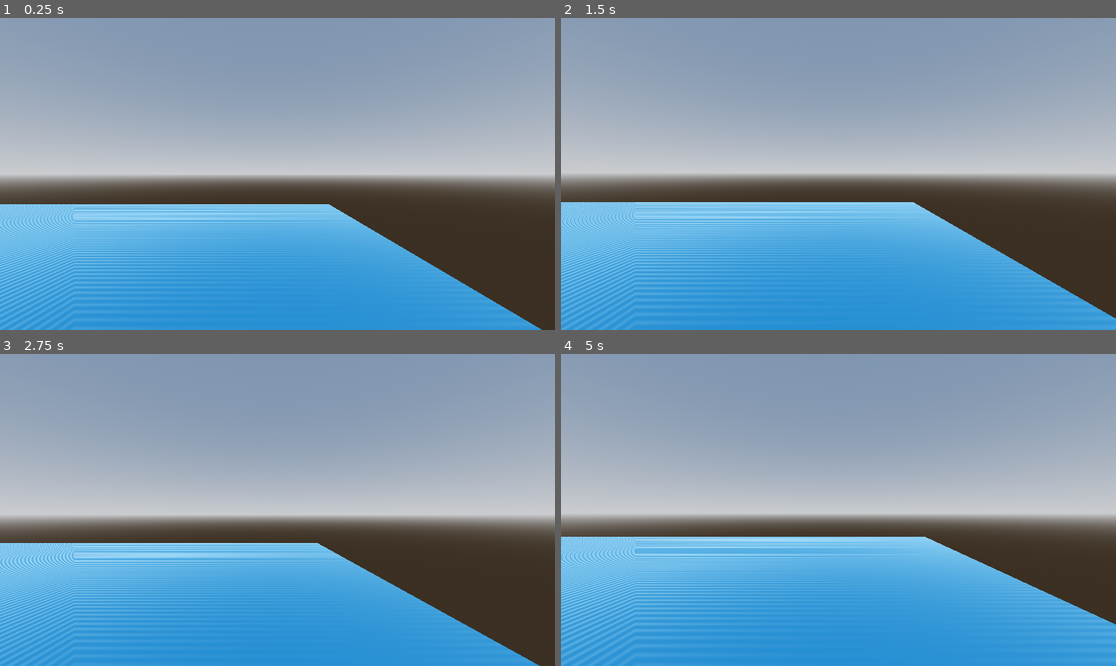
Above: before the commit, frames 1-4 (two rows, left to right).
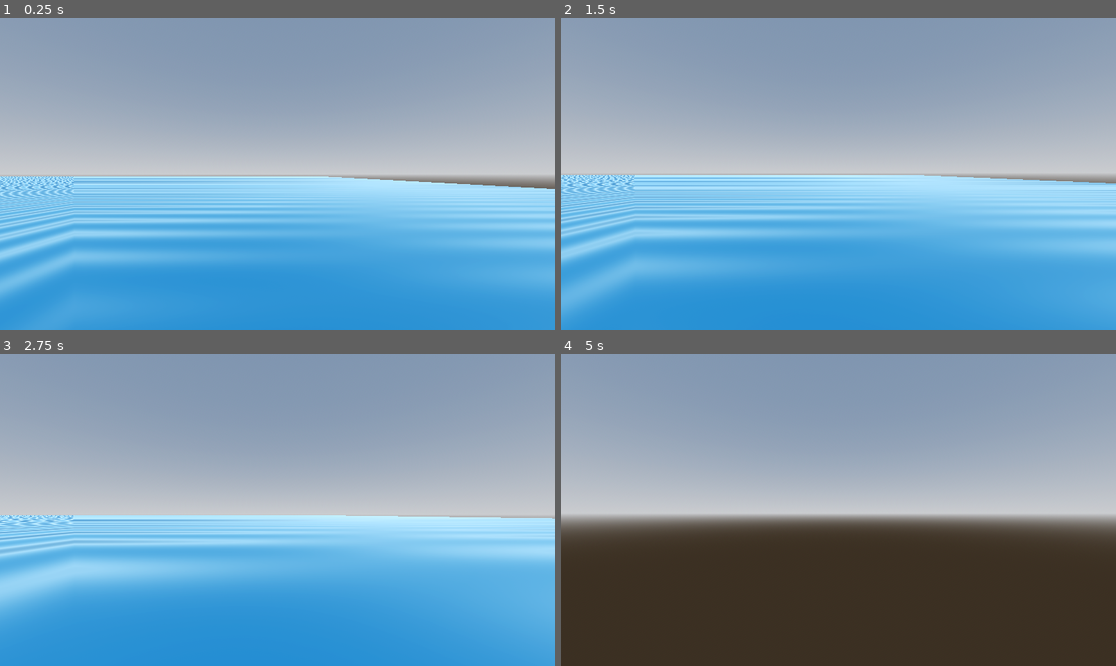
Above: after the commit, the same moments.

Repository: BoQsc/gpu-marching-cubes
Game: Godot game, scene res://node_3d.tscn
Same seed, same stepped clock (60 frames per second), same inputs: the game is played once before the commit and once after it.
Inputs (mouse positions are in pixels of both pictures, inside the frame that each line leads up to):
- Up to frame 1 (0.25 s): no input
- Up to frame 2 (1.5 s): tap Enter (ui_accept) at 0.5, 0.77 s; move the mouse to (866, 174) at 0.52 s; hold W (move_forward) from 0.53 s (still down); click (866, 174) at 0.67 s; move the mouse to (810, 174) at 1.27 s
- Up to frame 3 (2.75 s): keep holding W (move_forward); tap Enter (ui_accept) at 1.52 s; move the mouse to (288, 503) at 2.02 s
- Up to frame 4 (5 s): keep holding W (move_forward); move the mouse to (832, 516) at 2.77 s; click (832, 516) at 2.92 s; tap Enter (ui_accept) at 3.02, 3.77, 4.52 s; move the mouse to (877, 513) at 3.52 s; move the mouse to (794, 506) at 4.27 s

The runs differ from the first frame. In frame 1, 22% of the frame differs, in the area x 0-100%, y 50-100%; in frame 2, 21%; in frame 3, 23%; in frame 4, 37%, in the area x 0-100%, y 58-100%.

Commit message:
Update node_3d.tscn

Diff:
--- a/node_3d.tscn
+++ b/node_3d.tscn
@@ -57,7 +57,7 @@
 [node name="CharacterBody3D" type="CharacterBody3D" parent="."]
 transform = Transform3D(1, 0, 0, 0, 1, 0, 0, 0, 1, 0, 57.57989, 0)
 script = ExtResource("1_a202f")
-start_position = Vector3(9000, 600, 0)
+start_position = Vector3(9100, 60, 0)
 
 [node name="CollisionShape3D" type="CollisionShape3D" parent="CharacterBody3D"]
 shape = SubResource("CapsuleShape3D_noarx")
